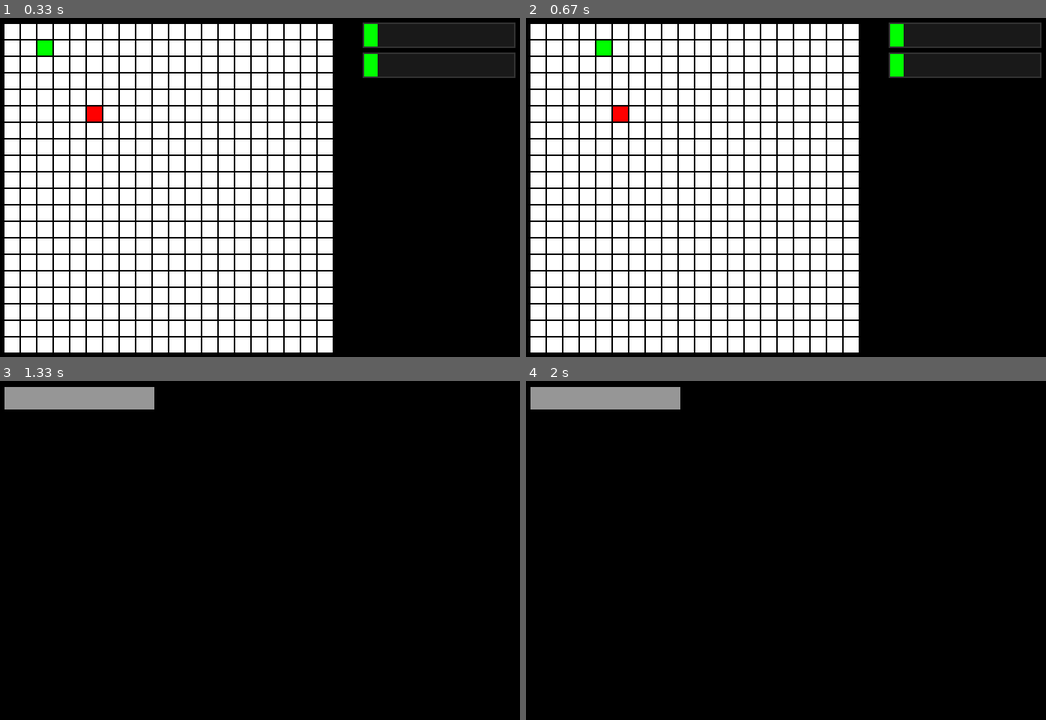
Above: before the commit, frames 1-4 (two rows, left to right).
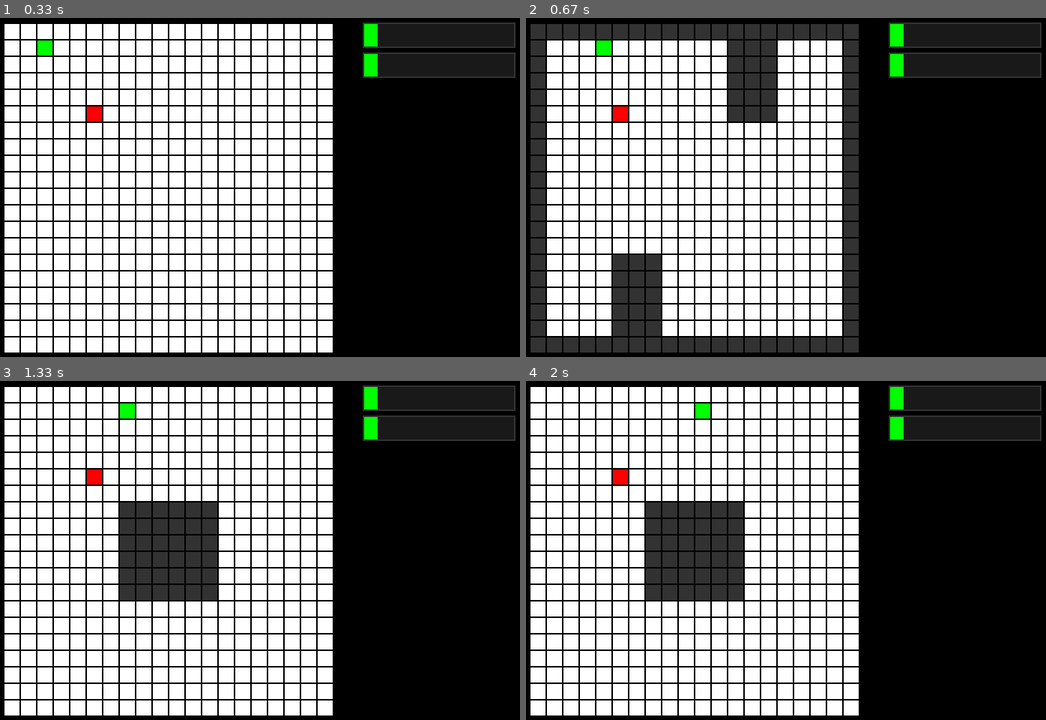
Above: after the commit, the same moments.

Repository: KonstBeliakov/pygame_snake
Game: pygame game, started from main.py
Same seed, same stepped clock (60 frames per second), same inputs: the game is played once before the commit and once after it.
Inputs (mouse positions are in pixels of both pictures, inside the frame that each line leads up to):
- Up to frame 1 (0.33 s): no input
- Up to frame 2 (0.67 s): press the mouse at (640, 72) at 0.37 s; move the mouse to (661, 207) at 0.47 s; release the mouse at (682, 343) at 0.6 s
- Up to frame 3 (1.33 s): tap Esc at 0.67 s; press the mouse at (52, 435) at 1.03 s; move the mouse to (192, 469) at 1.13 s; release the mouse at (338, 499) at 1.27 s
- Up to frame 4 (2 s): hold Up from 1.83 s (still down)

Frame 1 is identical in both runs. In frame 2, 14% of the frame differs, in the area x 0-64%, y 1-99%; in frame 3, 56%, in the area x 0-100%, y 1-99%; in frame 4, 56%.

Commit message:
Добавлена возможность выбирать уровень в меню паузы

Diff:
--- a/main.py
+++ b/main.py
@@ -39,6 +39,7 @@
 level_bar.set_size(200, 30)
 
 button_continue = button.Button((10, 10), (200, 30))
+level_buttons = [button.Button((10 + i * 45, 60), (30, 30)) for i in range(5)]
 
 pause = False
 
@@ -48,9 +49,15 @@
             gameOver = True
         elif event.type == pygame.MOUSEBUTTONDOWN:
             button_continue.update('pressed')
+            for i in range(len(level_buttons)):
+                level_buttons[i].update('pressed')
         elif event.type == pygame.MOUSEBUTTONUP:
             if button_continue.update('released'):
                 pause = False
+            for i in range(len(level_buttons)):
+                if level_buttons[i].update('released'):
+                    pause = False
+                    snake_map.loadMap(i + 1)
 
     keys = pygame.key.get_pressed()
 
@@ -102,4 +109,7 @@
     else:
         button_continue.draw(screen)
 
+        for i in range(len(level_buttons)):
+            level_buttons[i].draw(screen)
+
     pygame.display.flip()
